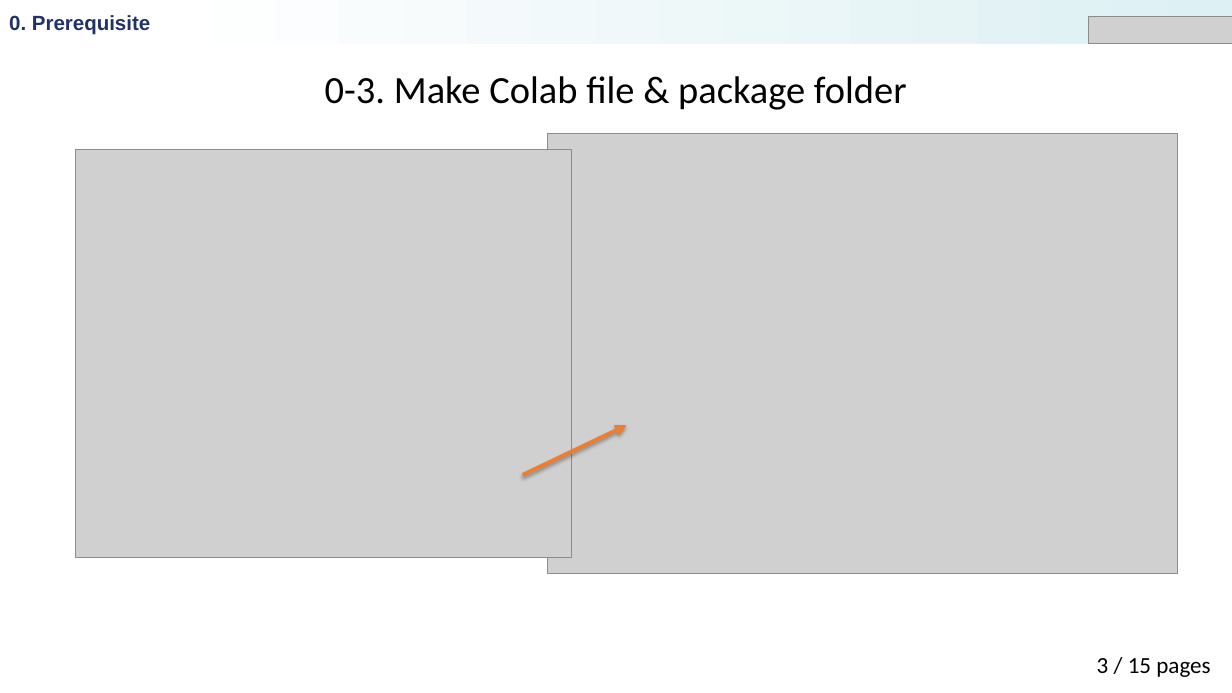
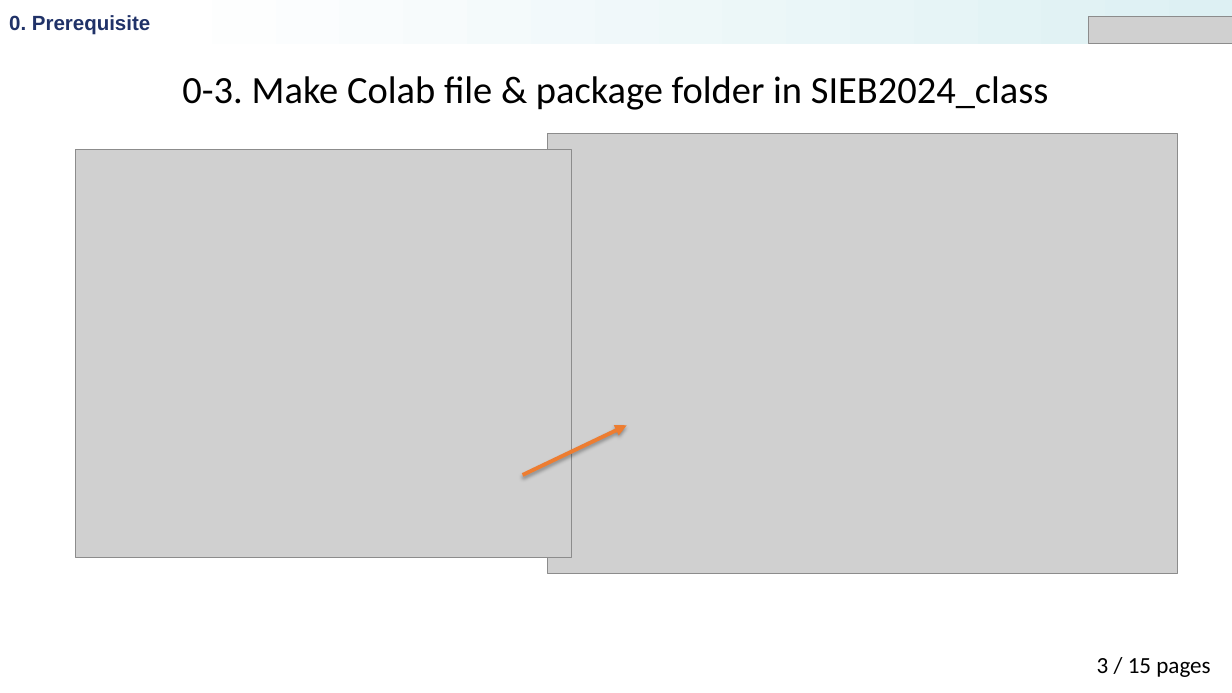
Before and after one commit to Hyunglok-Kim/EN5423, a slide deck: slide 5 of week01/Prerequisites/lecture_240228_SIEB.pptx. Drawn at 1232x693 pixels with LibreOffice and Linux fonts; fonts in the diff are those of the drawing; grey boxes stand for pictures. Boxes give left, top, right and bottom in pixels: in the first picture for what was removed or moved away, otherwise in the second. Text is boxed around its words. In the diff, an @@ line names an element or a change of style, - is before the commit and + after.

```diff
--- a/week01/Prerequisites/lecture_240228_SIEB.pptx
+++ b/week01/Prerequisites/lecture_240228_SIEB.pptx
@@ text at (182,76,1049,110): text changed @@
-0-3. Make Colab file & package folder
+0-3. Make Colab file & package folder in SIEB2024_class
```
Also in this commit, not shown: 3 other slides changed, 8 other files.
